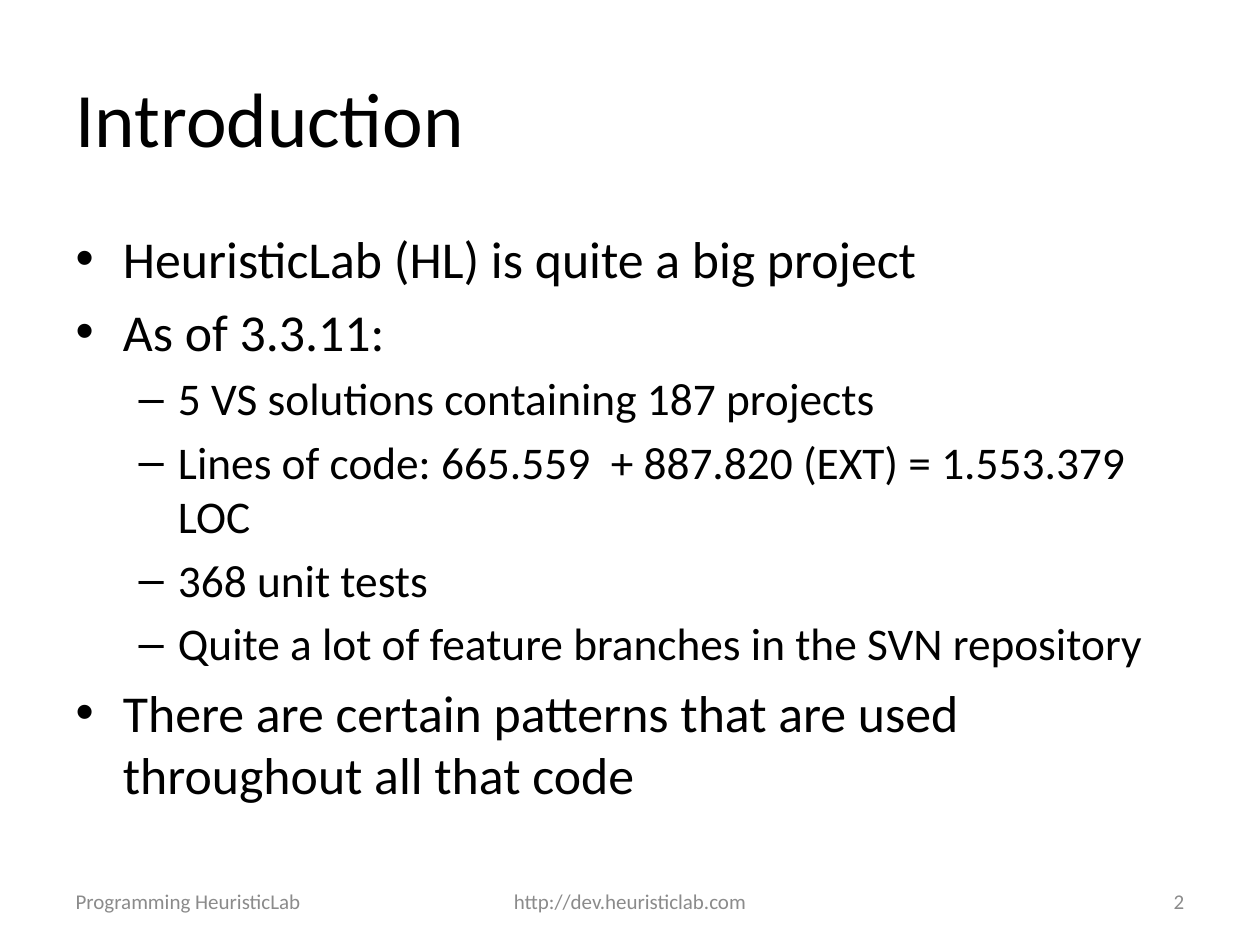
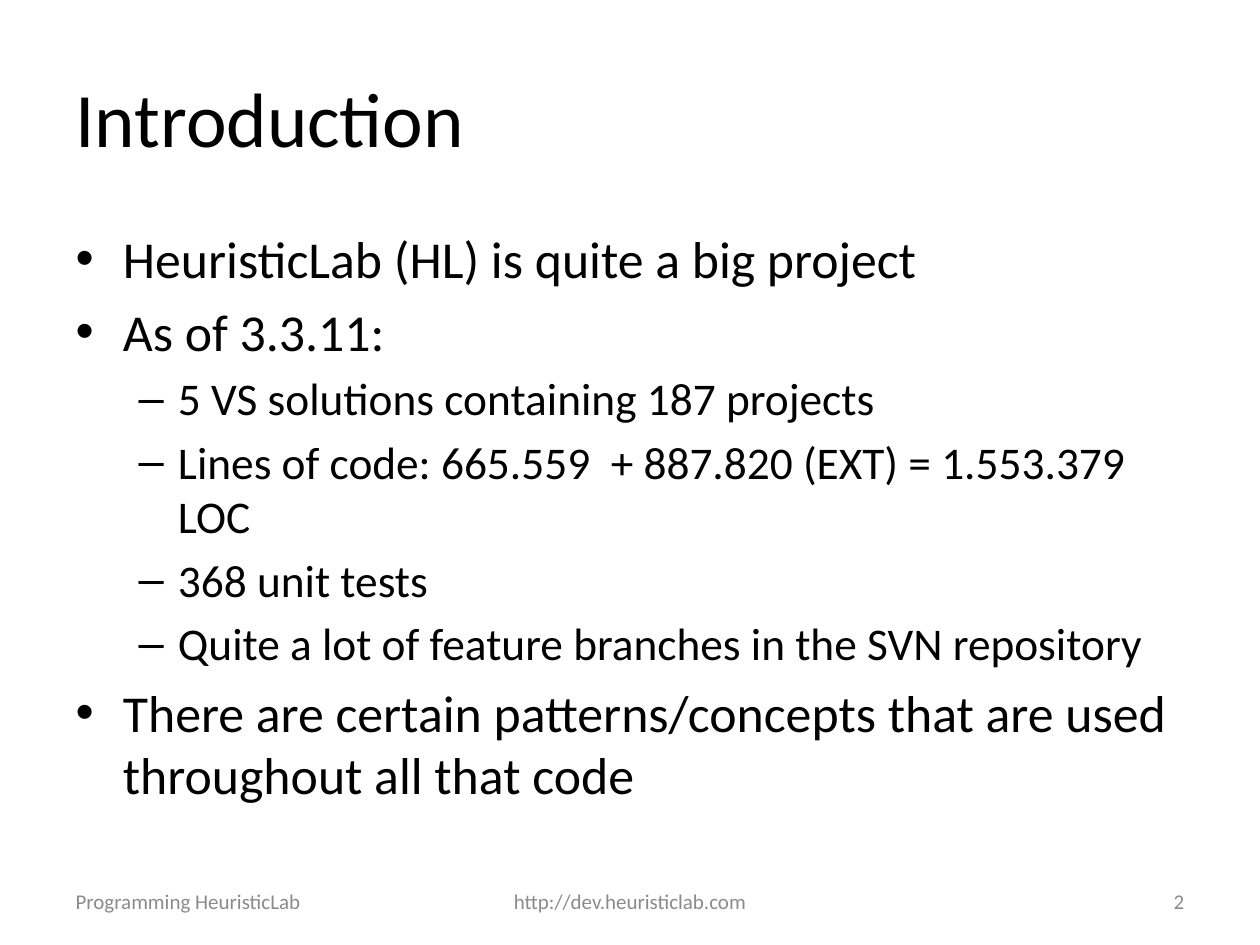
Before and after one commit to heal-research/HeuristicLab, a slide deck: slide 2 of documentation/Tutorials/Programming HeuristicLab - Basics.pptx. Drawn at 1260x945 pixels with LibreOffice and Linux fonts; fonts in the diff are those of the drawing; background and template pictures are left out. Boxes give left, top, right and bottom in pixels: in the first picture for what was removed or moved away, otherwise in the second. Text is boxed around its words. In the diff, an @@ line names an element or a change of style, - is before the commit and + after.

```diff
--- a/documentation/Tutorials/Programming HeuristicLab - Basics.pptx
+++ b/documentation/Tutorials/Programming HeuristicLab - Basics.pptx
@@ text at <box>123,696,1165,803</box>: text changed @@
-• There are certain patterns that are used throughout all that code
+• There are certain patterns/concepts that are used throughout all that code
```
Also in this commit, not shown: 2 other slides changed, 1 other file.
